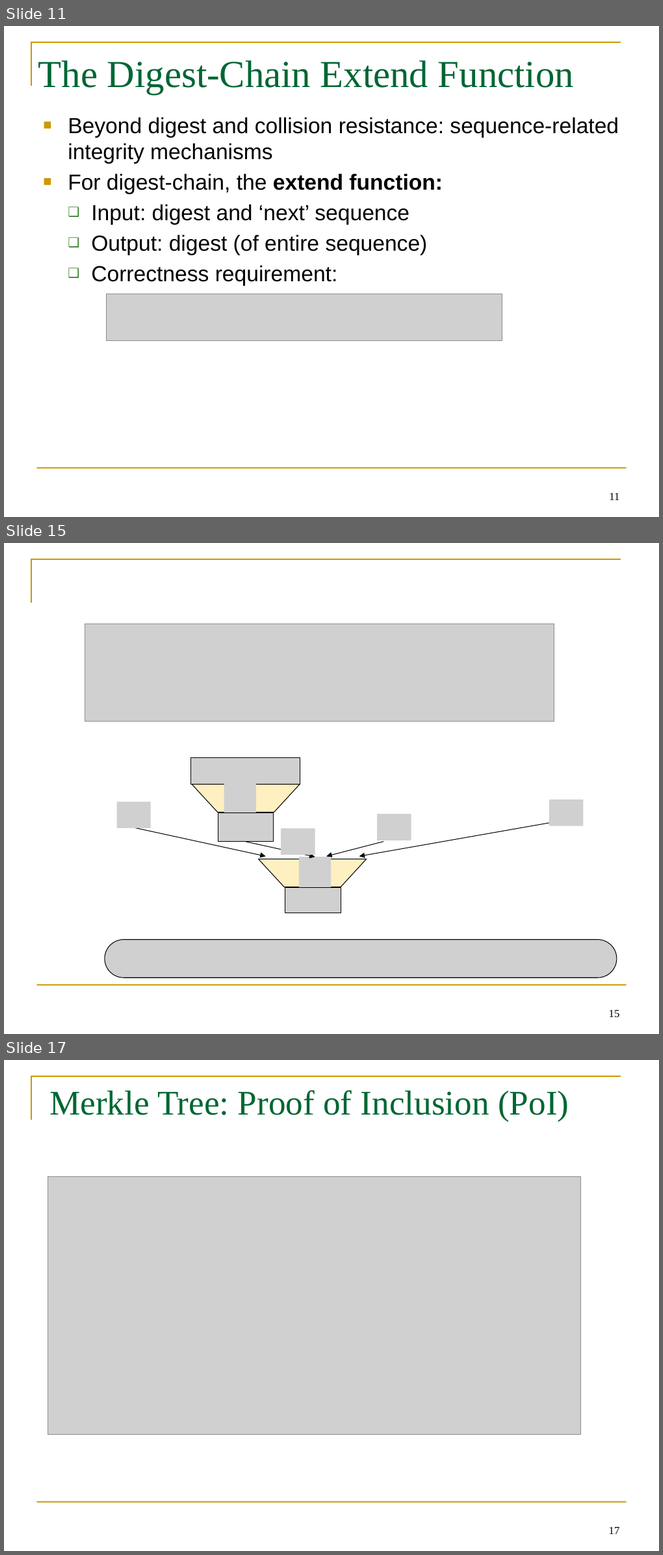
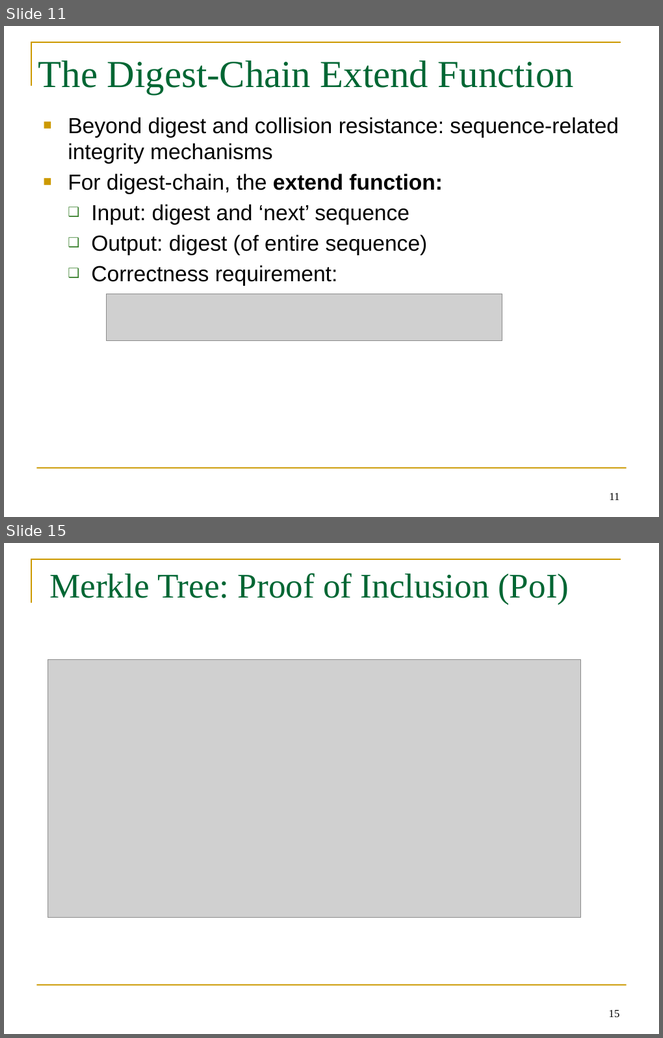
Before and after one commit to GhadaAlmashaqbeh/GhadaAlmashaqbeh.github.io, a slide deck: courses/cse3400-f2026/lecture7.pptx. Shown one above the other, each under a label of ours: slides 11, 15 and 17 before the commit, slides 11 and 15 after it; the slides between them are not shown. The pictures are 663x1555 and 663x1038 pixels, drawn with LibreOffice and Linux fonts; fonts in the diff are those of the drawing; grey boxes stand for pictures. Boxes give left, top, right and bottom in pixels: in the first picture for what was removed or moved away, otherwise in the second. Text is boxed around its words. In the diff, an @@ line names an element or a change of style, - is before the commit and + after.

```diff
--- a/courses/cse3400-f2026/lecture7.pptx
+++ b/courses/cse3400-f2026/lecture7.pptx
@@ slide 15 removed at <box>4,543,659,1034</box>, background #FFFFFF; not listed: 2 template elements that a slide beside it also shows @@
@@ picture removed at <box>85,624,554,722</box> @@
@@ picture removed at <box>191,758,300,785</box> @@
@@ trapezoid removed at <box>192,784,300,812</box> @@
@@ picture removed at <box>224,781,256,813</box> @@
@@ picture removed at <box>116,802,151,828</box> @@
@@ picture removed at <box>218,813,273,842</box> @@
@@ picture removed at <box>377,814,411,841</box> @@
@@ picture removed at <box>549,800,583,826</box> @@
@@ arrow removed from (134, 828) to (265, 856) @@
@@ picture removed at <box>281,828,315,855</box> @@
@@ arrow removed from (553, 823) to (359, 856) @@
@@ arrow removed from (246, 842) to (315, 857) @@
@@ arrow removed from (384, 842) to (326, 856) @@
@@ trapezoid removed at <box>258,860,366,887</box> @@
@@ picture removed at <box>299,857,331,889</box> @@
@@ picture removed at <box>285,887,341,913</box> @@
@@ picture removed at <box>105,940,617,978</box> @@
@@ page number removed at <box>609,1010,620,1017</box> @@
-15
@@ what was slide 17 is now slide 15 @@
@@ page number at <box>609,1010,620,1017</box>: text changed @@
-17
+15
```
Also in this commit, not shown: 4 slides changed, 2 slides added, 2 other slides removed, 11 other files.
